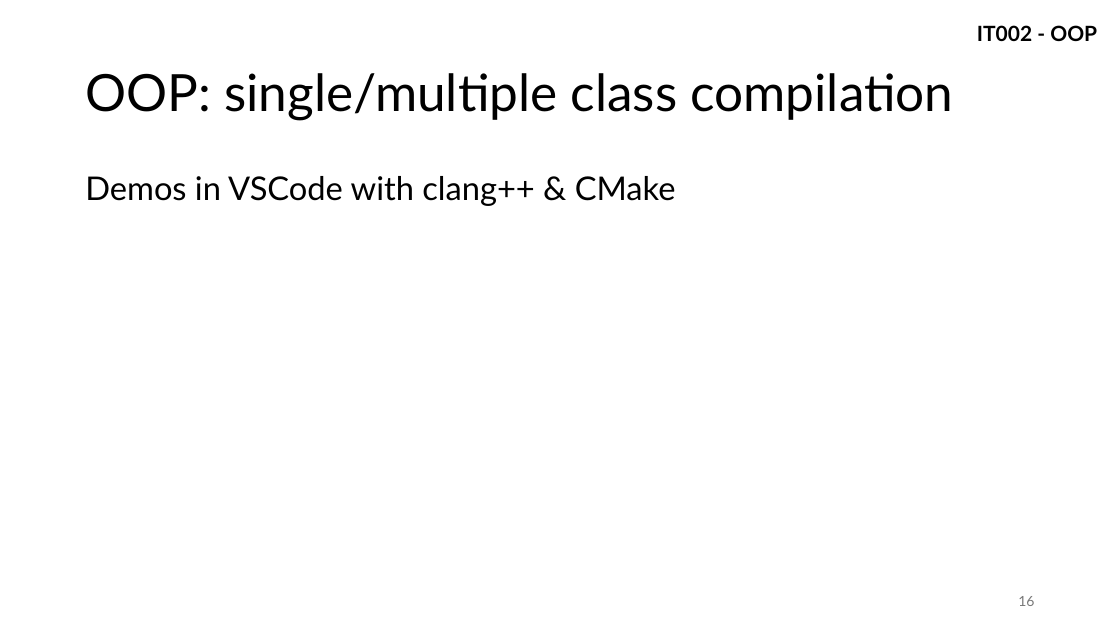
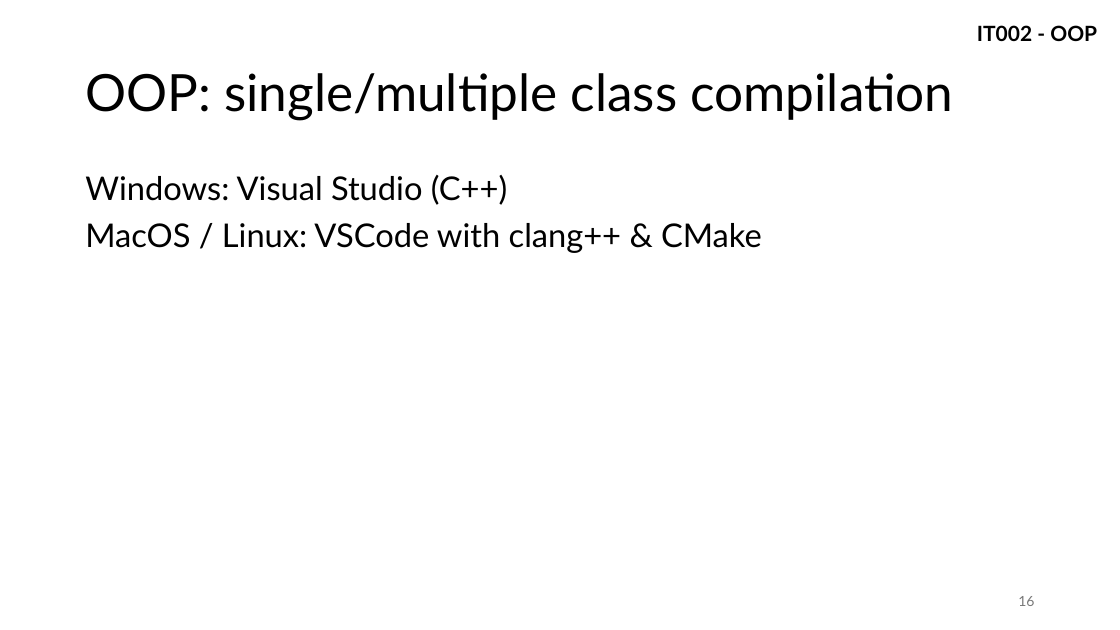
Before and after one commit to vutuanhai237/CourseMaterialsUIT, a slide deck: slide 16 of IT002-OOP/Slide lý thuyết/1. IntroOOP.pptx. Drawn at 1120x630 pixels with LibreOffice and Linux fonts; fonts in the diff are those of the drawing. Boxes give left, top, right and bottom in pixels: in the first picture for what was removed or moved away, otherwise in the second. Text is boxed around its words. In the diff, an @@ line names an element or a change of style, - is before the commit and + after.

Commit message:
update slide

```diff
--- a/IT002-OOP/Slide lý thuyết/1. IntroOOP.pptx
+++ b/IT002-OOP/Slide lý thuyết/1. IntroOOP.pptx
@@ text at (85, 175, 762, 253): text changed @@
-Demos in VSCode with clang++ & CMake
+Windows: Visual Studio (C++)
+MacOS / Linux: VSCode with clang++ & CMake
```
Also in this commit, not shown: 1 other slide changed, 2 other files.
